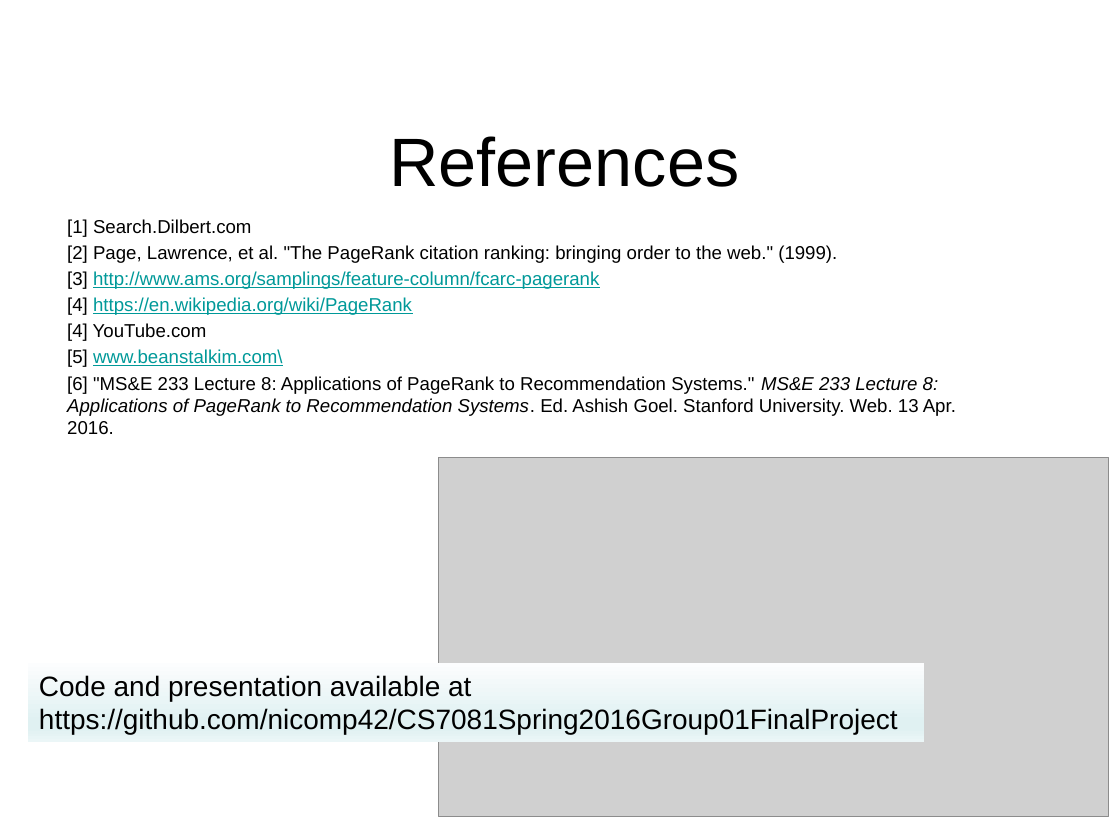
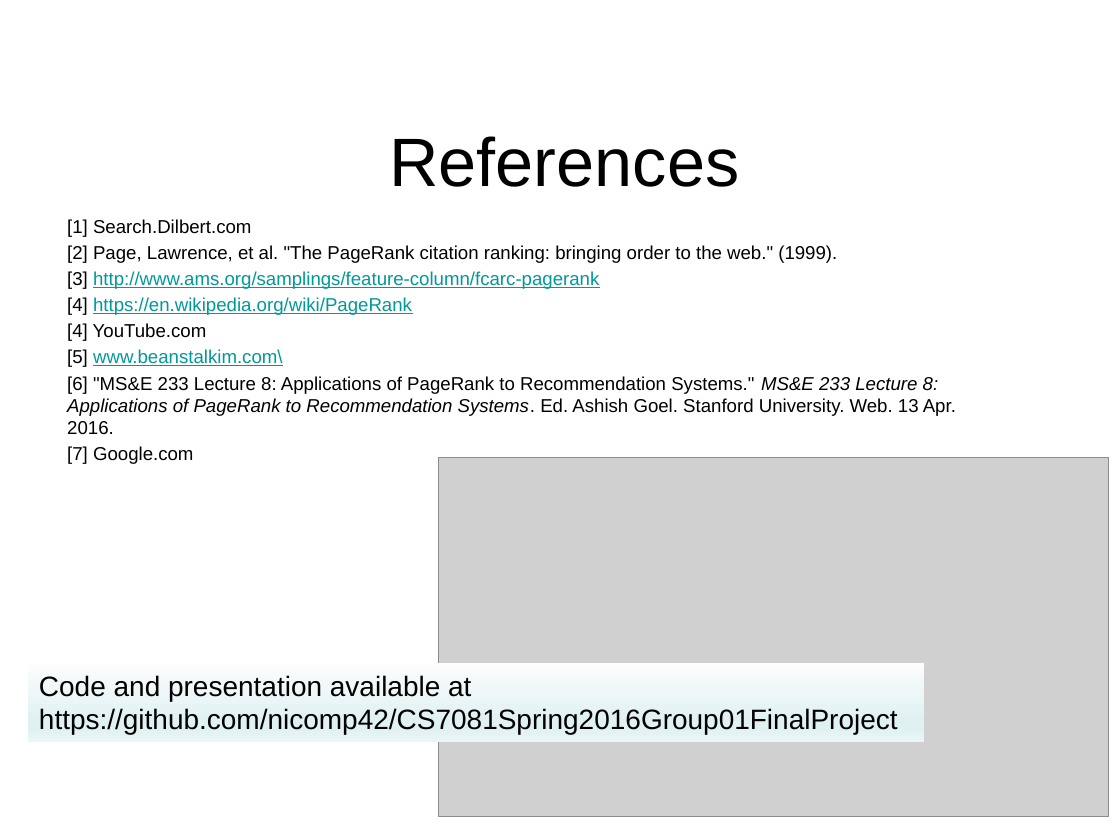
Before and after one commit to nicomp42/CS7081Spring2016Group01FinalProject, a slide deck: slide 14 of Team 01 Final Project.pptx (slide 12 before the commit). Drawn at 1120x840 pixels with LibreOffice and Linux fonts; fonts in the diff are those of the drawing; grey boxes stand for pictures; background and template pictures are left out. Boxes give left, top, right and bottom in pixels: in the first picture for what was removed or moved away, otherwise in the second. Text is boxed around its words. In the diff, an @@ line names an element or a change of style, - is before the commit and + after.

```diff
--- a/Team 01 Final Project.pptx
+++ b/Team 01 Final Project.pptx
@@ text at [67,446,193,464]: paragraph added @@
+[7] Google.com
```
Also in this commit, not shown: 2 other slides changed, 2 slides added, 1 other file.
